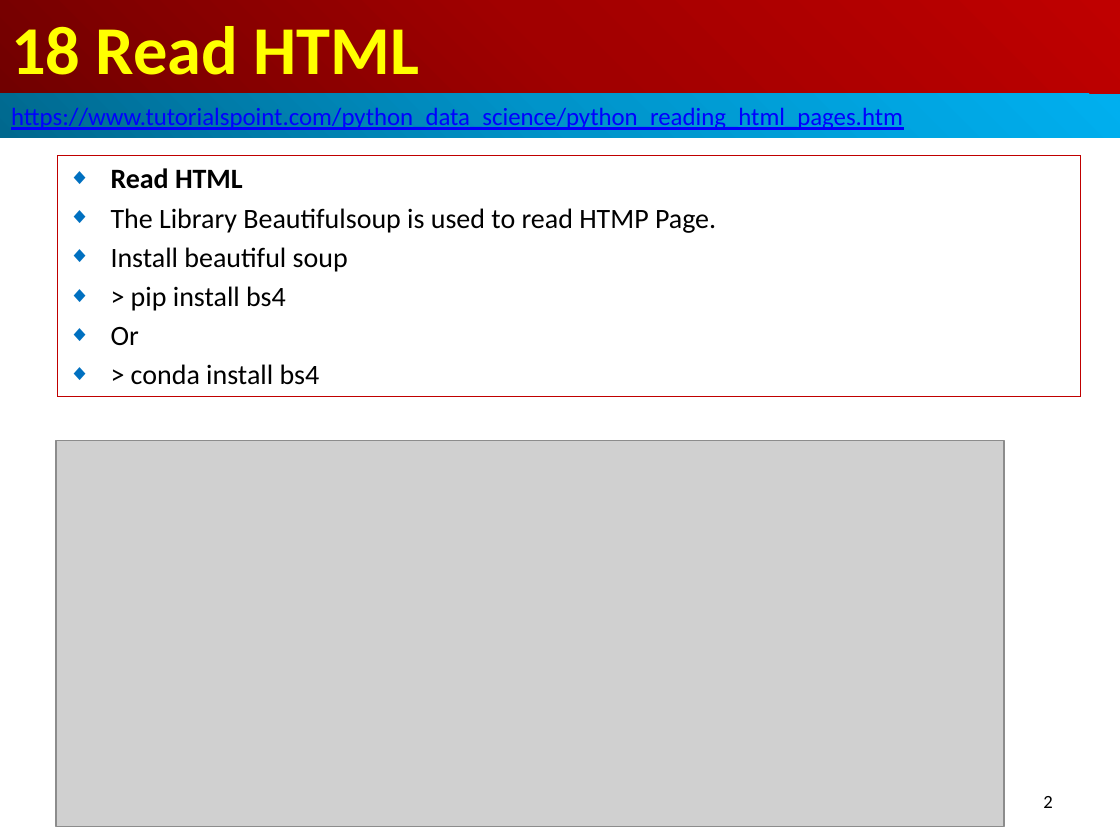
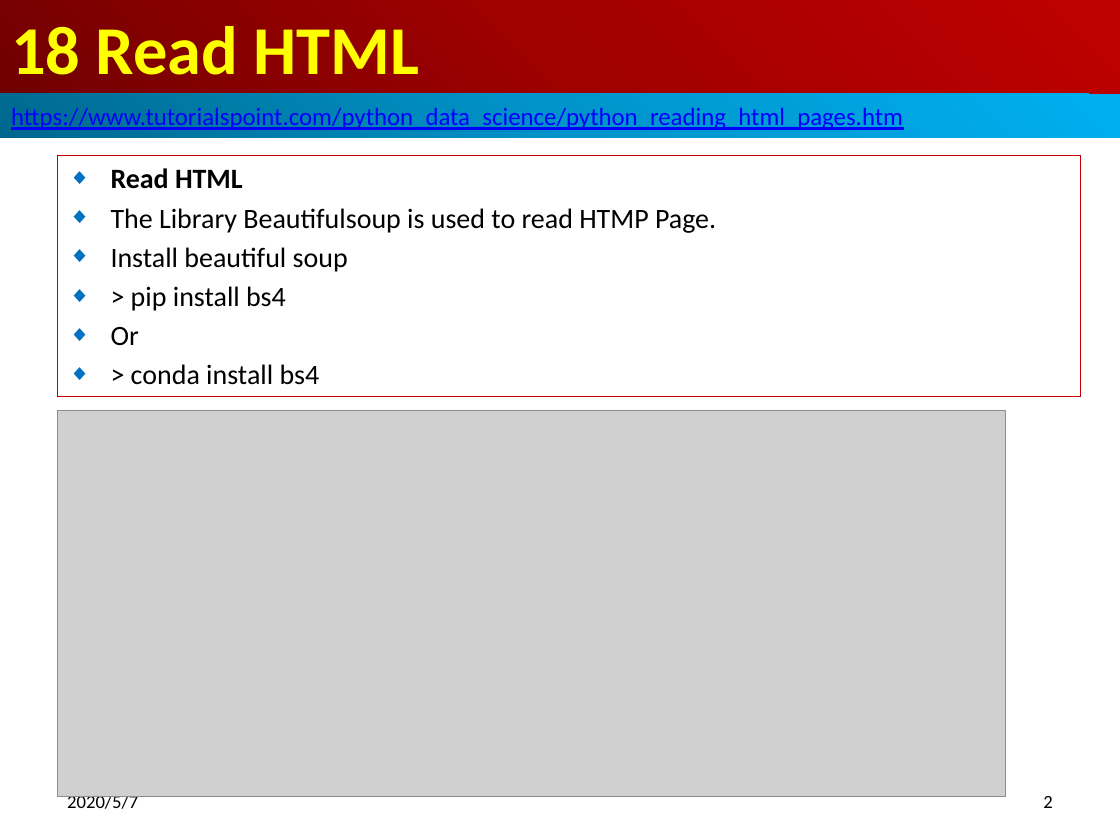
Before and after one commit to peterhchen/600_DataScience, a slide deck: slide 2 of 18_ReadHTML.pptx. Drawn at 1120x840 pixels with LibreOffice and Linux fonts; fonts in the diff are those of the drawing; grey boxes stand for pictures. Boxes give left, top, right and bottom in pixels: in the first picture for what was removed or moved away, otherwise in the second. Text is boxed around its words. In the diff, an @@ line names an element or a change of style, - is before the commit and + after.

Commit message:
Read  Unstructured Data

```diff
--- a/18_ReadHTML.pptx
+++ b/18_ReadHTML.pptx
@@ picture: place and size @@
-picture at (56,440,1004,827)
+picture at (57,411,1005,797)
@@ text added at (67,793,138,809), 12 pt, text #000000 @@
+2020/5/7
```
Also in this commit, not shown: 1 other slide changed, 4 other files.
